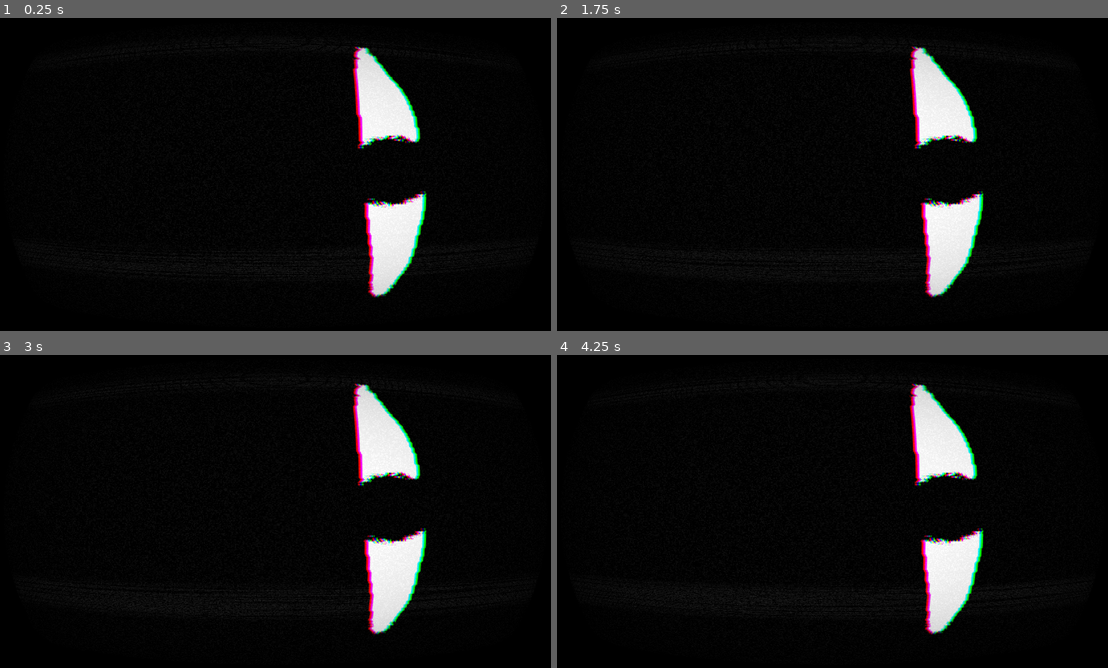
Above: before the commit, frames 1-4 (two rows, left to right).
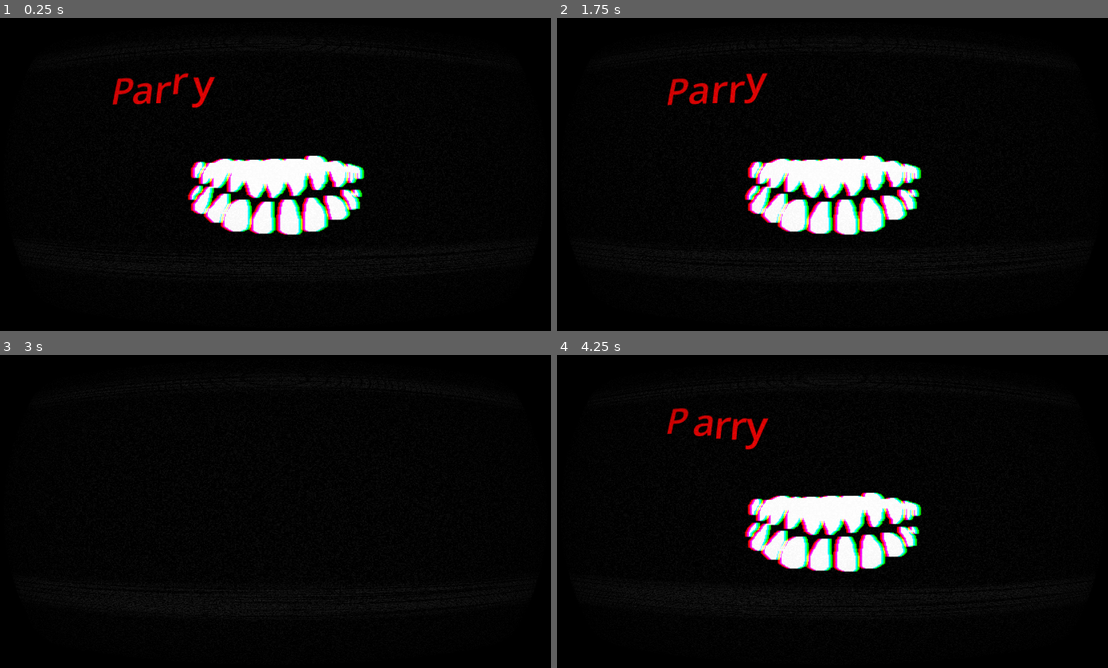
Above: after the commit, the same moments.

Repository: Bradondev/Halloween-Horror-Jam-2024-GDD
Game: Godot game, scene res://MainScene.tscn
Same seed, same stepped clock (60 frames per second), same inputs: the game is played once before the commit and once after it. The project has no main scene, so this scene is started directly.
Inputs (mouse positions are in pixels of both pictures, inside the frame that each line leads up to):
- Up to frame 1 (0.25 s): no input
- Up to frame 2 (1.75 s): move the mouse to (970, 155) at 0.52 s; press the mouse at (970, 155) at 0.53 s; hold D (Right) 0.53-1.28 s; tap Enter at 1.25 s; move the mouse to (705, 193) at 1.27 s; release the mouse at (705, 193) at 1.28 s; hold A (Left) from 1.28 s (still down); click (705, 193) at 1.35 s
- Up to frame 3 (3 s): move the mouse to (341, 433) at 2.02 s; release A (Left) at 2.03 s; press the mouse at (341, 433) at 2.03 s; hold D (Right) from 2.03 s (still down); tap Space at 2.75 s; move the mouse to (242, 583) at 2.77 s; release the mouse at (242, 583) at 2.78 s; click (242, 583) at 2.85 s
- Up to frame 4 (4.25 s): tap Enter at 3.5 s; move the mouse to (1025, 564) at 3.52 s; release D (Right) at 3.53 s; press the mouse at (1025, 564) at 3.53 s; hold A (Left) from 3.53 s (still down)

The runs differ from the first frame. In frame 1, 12% of the frame differs, in the area x 20-78%, y 9-90%; in frame 2, 12%, in the area x 19-78%, y 9-90%; in frame 3, 5.2%; in frame 4, 12%.

Commit message:
sprites array added

Diff:
--- a/BaseCamra.tscn
+++ b/BaseCamra.tscn
@@ -8,9 +8,19 @@
 [ext_resource type="Script" path="res://front.gd" id="4_wi2lc"]
 [ext_resource type="Script" path="res://middle.gd" id="5_y1adk"]
 [ext_resource type="Script" path="res://end.gd" id="6_8pign"]
+[ext_resource type="Texture2D" uid="uid://bett2j64xy441" path="res://mouth-stage1.png" id="6_t7q0d"]
+[ext_resource type="Texture2D" uid="uid://wmh4juxamptb" path="res://mouth-stage2.png" id="8_2ckfu"]
+[ext_resource type="Texture2D" uid="uid://ba2jgucfnrvpp" path="res://mouth-stage3.png" id="9_2cjnu"]
 [ext_resource type="Texture2D" uid="uid://bkdsqtcicmpu3" path="res://eyeleft.png" id="9_nbxwf"]
+[ext_resource type="Texture2D" uid="uid://cpvi46coywrfb" path="res://mouth-stage4.png" id="10_50alp"]
 [ext_resource type="Texture2D" uid="uid://dgy7frltkgao7" path="res://eyemid.png" id="10_sd7ph"]
+[ext_resource type="Texture2D" uid="uid://bs4mrmq2kao1c" path="res://mouth-stage5.png" id="11_00ta4"]
 [ext_resource type="Texture2D" uid="uid://mj71ea7oky5" path="res://eyeright.png" id="11_h2d60"]
+[ext_resource type="Texture2D" uid="uid://bqvpb1bogexvj" path="res://arms5.png" id="12_pe6gb"]
+[ext_resource type="Texture2D" uid="uid://b5va6q81stvei" path="res://arms1.png" id="14_tvslc"]
+[ext_resource type="Texture2D" uid="uid://docex50qjt5ju" path="res://arms2.png" id="15_q4t5l"]
+[ext_resource type="Texture2D" uid="uid://d0c2u7ujqlqsn" path="res://arms3.png" id="16_8pc7j"]
+[ext_resource type="Texture2D" uid="uid://qmtf7ves3r8e" path="res://arms4.png" id="17_xw832"]
 
 [sub_resource type="ShaderMaterial" id="ShaderMaterial_kcp4y"]
 shader = ExtResource("1_ln5qv")
@@ -64,7 +74,6 @@
 screen_4 = NodePath("../Screen4")
 
 [node name="Screen1" type="CanvasLayer" parent="." groups=["Screen"]]
-visible = false
 
 [node name="TextureRect" type="TextureRect" parent="Screen1"]
 anchors_preset = 15
@@ -96,19 +105,38 @@
 color = Color(0, 0, 0, 1)
 
 [node name="Front" type="TextureRect" parent="Screen1" node_paths=PackedStringArray("timer", "ArrayOfScreen", "base_screen", "end", "middle")]
-offset_left = 223.0
-offset_top = 195.0
-offset_right = 475.0
-offset_bottom = 518.0
+anchors_preset = 15
+anchor_right = 1.0
+anchor_bottom = 1.0
+grow_horizontal = 2
+grow_vertical = 2
+texture = ExtResource("6_t7q0d")
 script = ExtResource("4_wi2lc")
 timer = NodePath("Timer")
 ArrayOfScreen = [NodePath(".."), NodePath("../../Screen2"), NodePath("../../Sreen3"), NodePath("../../Screen4")]
 base_screen = NodePath("../..")
 end = NodePath("../../Sreen3/End")
 middle = NodePath("../../Screen4/middle")
+ListOfMouths = Array[Texture2D]([ExtResource("6_t7q0d"), ExtResource("8_2ckfu"), ExtResource("9_2cjnu"), ExtResource("10_50alp"), ExtResource("11_00ta4")])
 
 [node name="Timer" type="Timer" parent="Screen1/Front"]
 wait_time = 2.0
+
+[node name="parry" type="RichTextLabel" parent="Screen1/Front"]
+layout_mode = 1
+anchors_preset = 15
+anchor_right = 1.0
+anchor_bottom = 1.0
+offset_left = 154.0
+offset_top = 111.0
+offset_right = -639.0
+offset_bottom = -359.0
+grow_horizontal = 2
+grow_vertical = 2
+theme_override_colors/default_color = Color(0.670588, 0, 0, 1)
+theme_override_font_sizes/normal_font_size = 86
+bbcode_enabled = true
+text = "[center][shake rate=100.0 level=100 qqconnected=1100]Parry[/shake]"
 
 [node name="Screen2" type="CanvasLayer" parent="." groups=["Screen"]]
 visible = false
@@ -147,6 +175,7 @@
 color = Color(0, 0, 0, 1)
 
 [node name="Sreen3" type="CanvasLayer" parent="." groups=["Screen"]]
+visible = false
 
 [node name="TextureRect" type="TextureRect" parent="Sreen3"]
 anchors_preset = 15
@@ -183,9 +212,26 @@
 anchor_bottom = 1.0
 grow_horizontal = 2
 grow_vertical = 2
-texture = ExtResource("11_h2d60")
+texture = ExtResource("12_pe6gb")
 script = ExtResource("6_8pign")
 ArrayOfScreen = [NodePath("../../Screen1"), NodePath("../../Screen2"), NodePath(".."), NodePath("../../Screen4")]
+ListOfarms = Array[Texture2D]([ExtResource("14_tvslc"), ExtResource("15_q4t5l"), ExtResource("16_8pc7j"), ExtResource("17_xw832"), ExtResource("12_pe6gb")])
+
+[node name="parry" type="RichTextLabel" parent="Sreen3/End"]
+layout_mode = 1
+anchors_preset = 15
+anchor_right = 1.0
+anchor_bottom = 1.0
+offset_left = 379.0
+offset_top = 530.0
+offset_right = -414.0
+offset_bottom = 60.0
+grow_horizontal = 2
+grow_vertical = 2
+theme_override_colors/default_color = Color(0.670588, 0, 0, 1)
+theme_override_font_sizes/normal_font_size = 86
+bbcode_enabled = true
+text = "[center][shake rate=100.0 level=100 qqconnected=1100]Parry[/shake]"
 
 [node name="Screen4" type="CanvasLayer" parent="." groups=["Screen"]]
 visible = false
--- a/end.gd
+++ b/end.gd
@@ -8,7 +8,7 @@
 
 var CurrentScreenIndex: int = 0
 @export var base_screen: Node2D
-
+@export var ListOfarms: Array[Texture2D]
 
 
 func  _ready() -> void:
--- a/front.gd
+++ b/front.gd
@@ -14,7 +14,7 @@
 @export var base_screen: Node2D
 @export var end: TextureRect
 @export var middle: TextureRect
-
+@export var ListOfMouths: Array[Texture2D]
 
 
 
--- a/middle.gd
+++ b/middle.gd
@@ -61,15 +61,23 @@
 	if monster_maneger.MonsterMoving: return
 	if event.is_action_pressed("Attack"):
 		monster_maneger.MoveMonster()
+		eye_1_text.visible = false
+
 		print_debug("eye 1 click")
 
 
 
 func _on_eye_2_input_event(viewport: Node, event: InputEvent, shape_idx: int) -> void:
 	if monster_maneger.MonsterMoving: return
+	if event.is_action_pressed("Attack"):
+		monster_maneger.MoveMonster()
+		eye_2_text.visible = false
 	pass # Replace with function body.
 
 
 func _on_eye_3_input_event(viewport: Node, event: InputEvent, shape_idx: int) -> void:
 	if monster_maneger.MonsterMoving: return
+	if event.is_action_pressed("Attack"):
+		monster_maneger.MoveMonster()
+		eye_3_text.visible = false
 	pass # Replace with function body.
Not shown: 1 places in BaseCamra.tscn that only renumber resources
Binary file added: arms1.png
Not shown, added: arms1.png.import
Binary file added: arms2.png
Not shown, added: arms2.png.import
Binary file added: arms3.png
Not shown, added: arms3.png.import
Binary file added: arms4.png
Not shown, added: arms4.png.import
Binary file added: arms5.png
Not shown, added: arms5.png.import
Binary file added: mouth-stage1.png
(and 7 more such lines)
